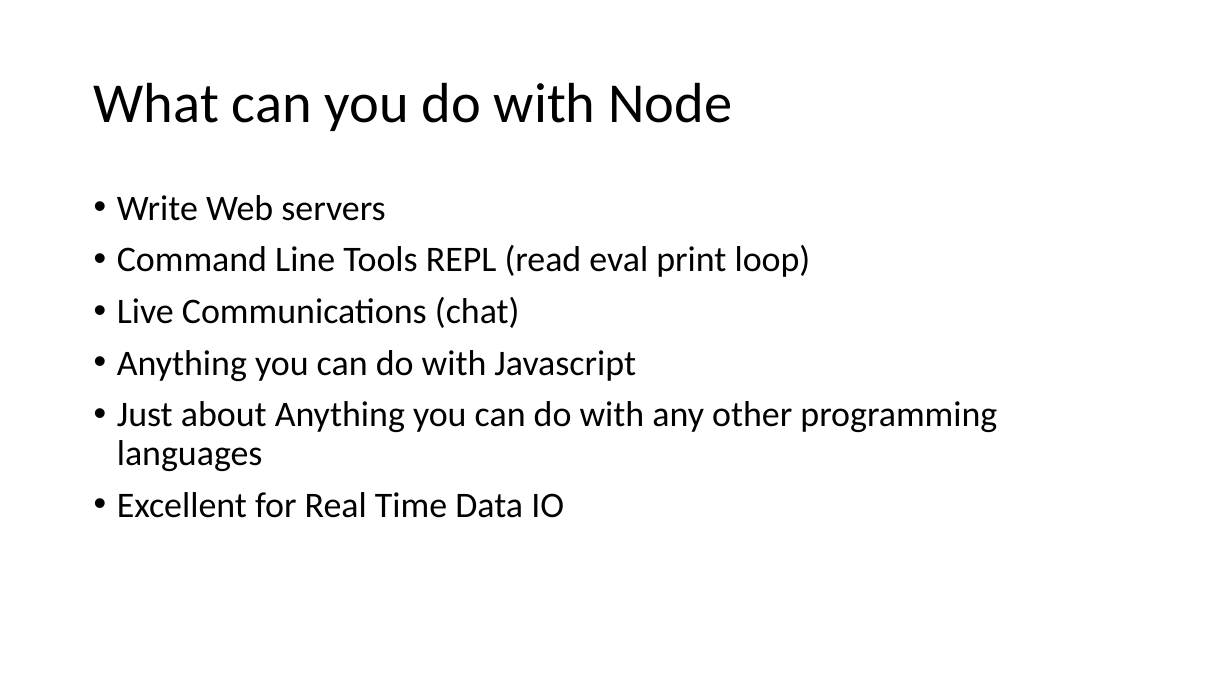
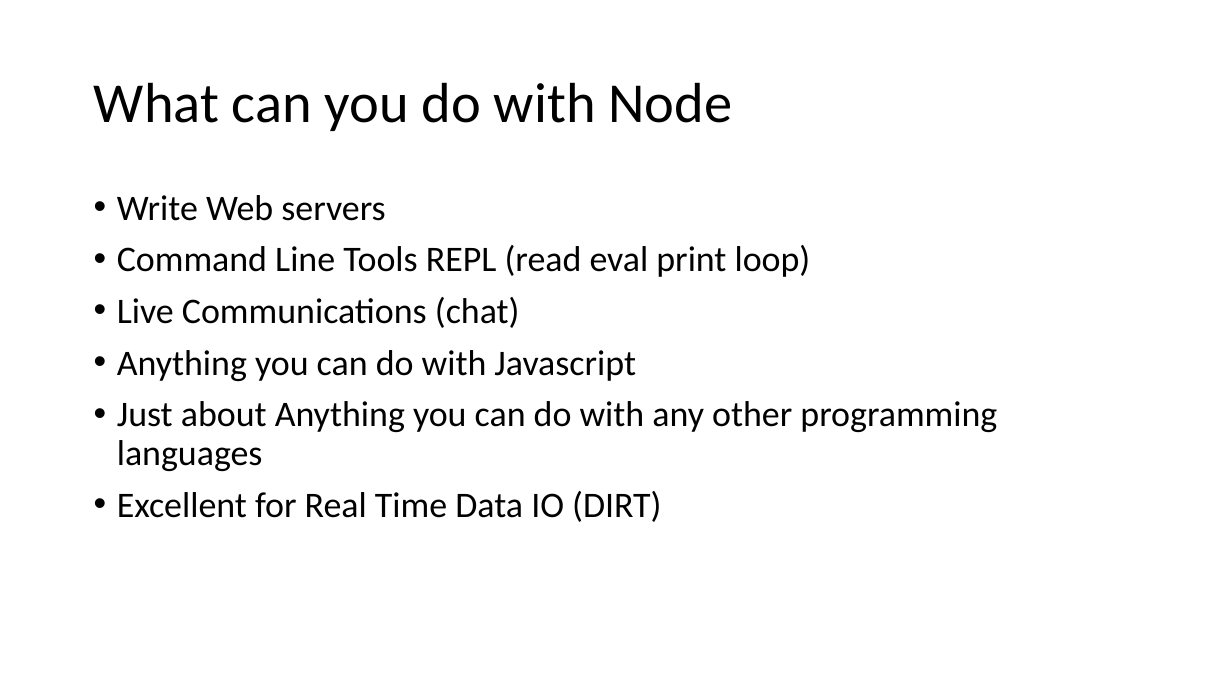
Before and after one commit to VDUNY/2015-02, a slide deck: slide 2 of NodeJSPresentation.ppt. Drawn at 1232x693 pixels with LibreOffice and Linux fonts; fonts in the diff are those of the drawing. Boxes give left, top, right and bottom in pixels: in the first picture for what was removed or moved away, otherwise in the second. Text is boxed around its words. In the diff, an @@ line names an element or a change of style, - is before the commit and + after.

```diff
--- a/NodeJSPresentation.ppt
+++ b/NodeJSPresentation.ppt
@@ text at (117,491,661,522): text changed @@
-• Excellent for Real Time Data IO
+• Excellent for Real Time Data IO (DIRT)
```
Also in this commit, not shown: 5 other slides changed, 2 other files.
